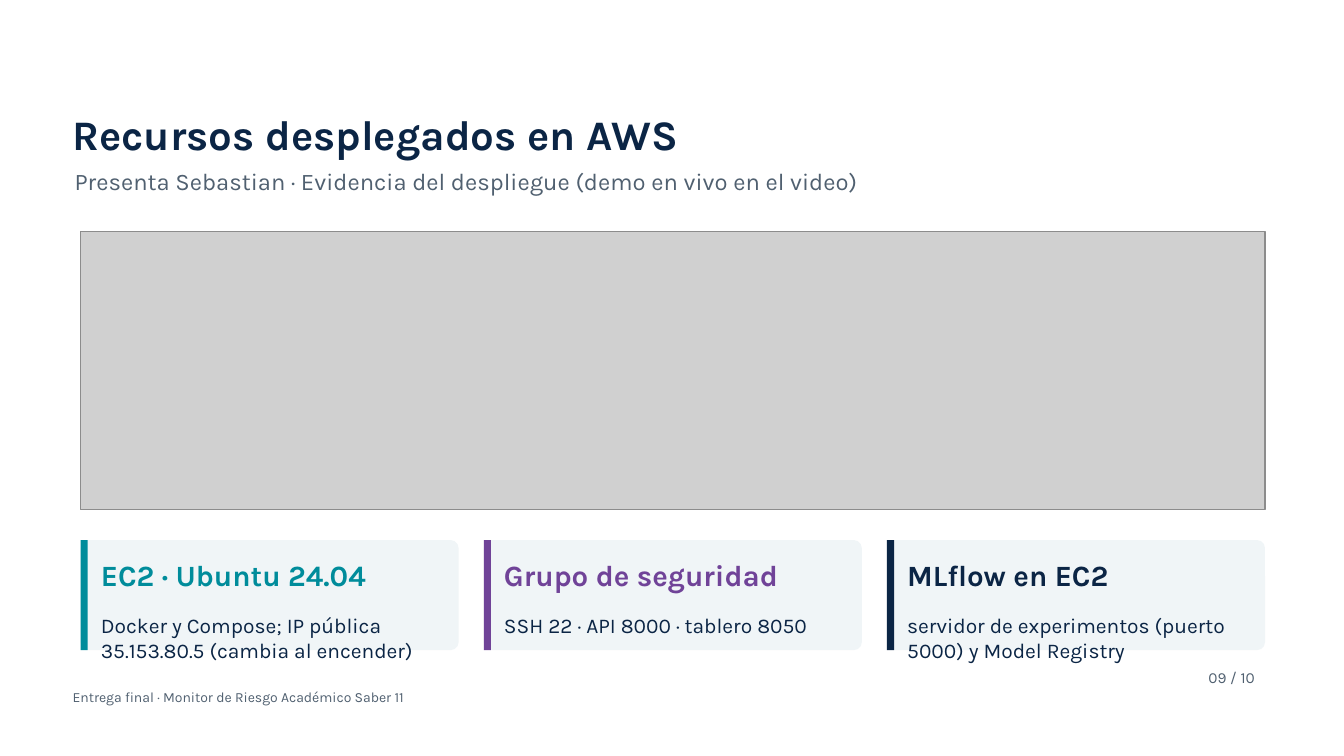
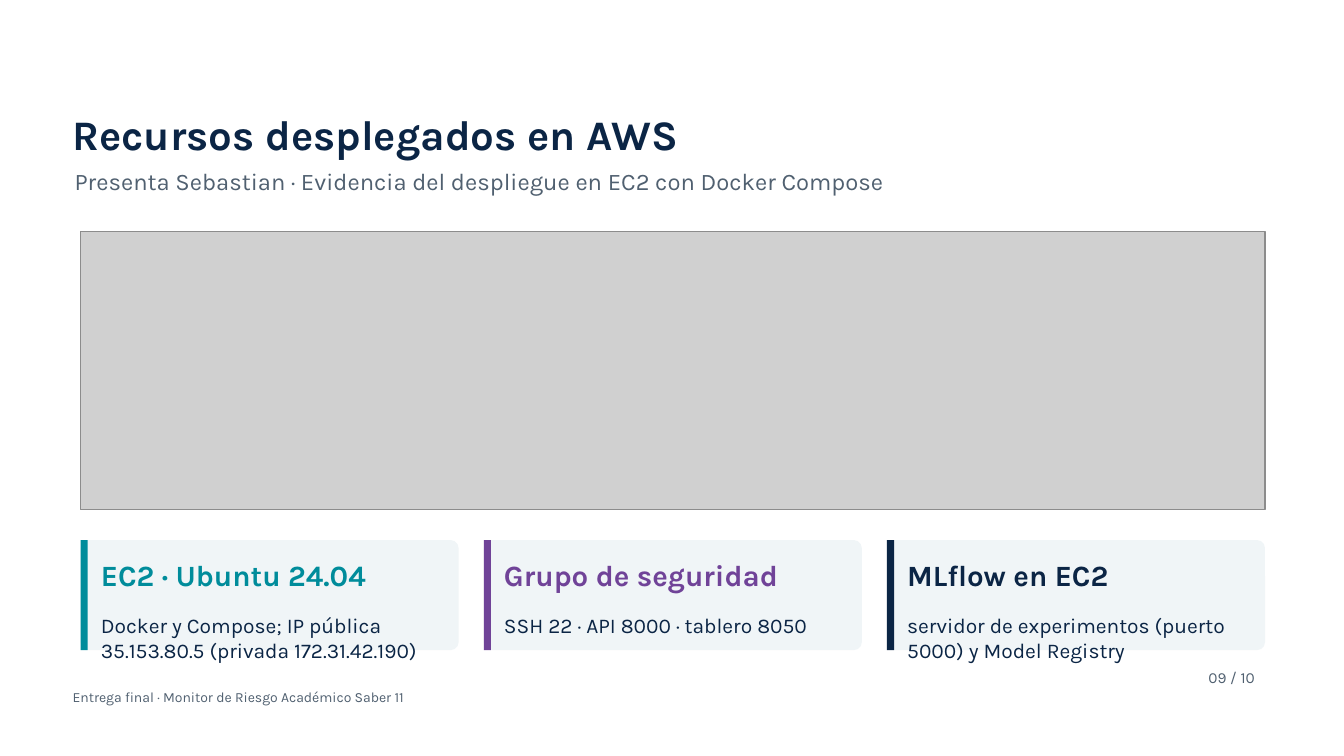
Before and after one commit to mateor0408-sys/proyecto-saber11-dsa, a slide deck: slide 9 of docs/video/presentacion_video.pptx. Drawn at 1344x756 pixels with LibreOffice and Linux fonts; fonts in the diff are those of the drawing; grey boxes stand for pictures; background and template pictures are left out. Boxes give left, top, right and bottom in pixels: in the first picture for what was removed or moved away, otherwise in the second. Text is boxed around its words. In the diff, an @@ line names an element or a change of style, - is before the commit and + after.

Commit message:
Video solo con diapositivas: captura de MLflow en EC2 y guion sin demos en vivo

```diff
--- a/docs/video/presentacion_video.pptx
+++ b/docs/video/presentacion_video.pptx
@@ text at bbox=[75, 173, 884, 196]: text changed @@
-Presenta Sebastian · Evidencia del despliegue (demo en vivo en el video)
+Presenta Sebastian · Evidencia del despliegue en EC2 con Docker Compose
@@ text at bbox=[101, 617, 416, 663]: text changed @@
-Docker y Compose; IP pública 35.153.80.5 (cambia al encender)
+Docker y Compose; IP pública 35.153.80.5 (privada 172.31.42.190)
```
Also in this commit, not shown: 1 other slide changed, 5 other files.
